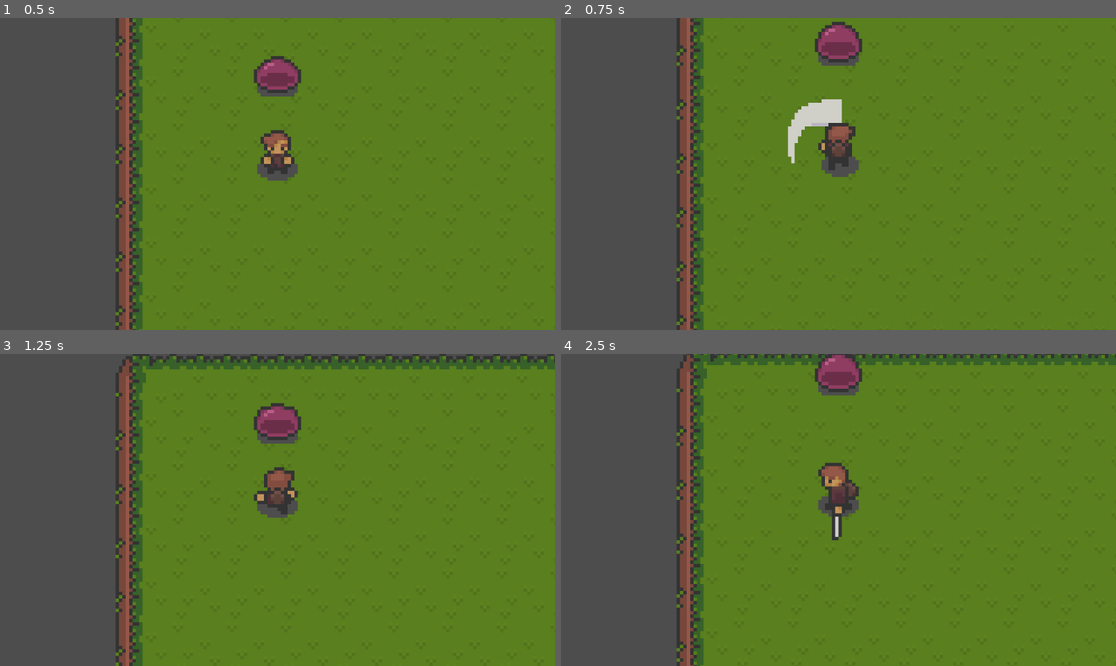
Above: before the commit, frames 1-4 (two rows, left to right).
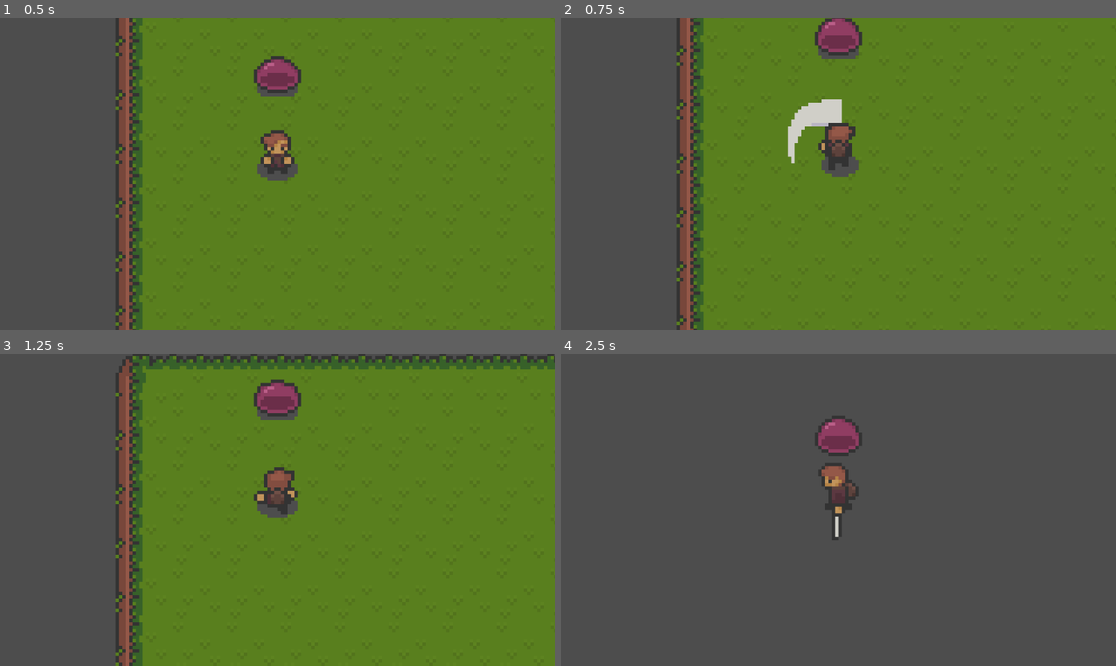
Above: after the commit, the same moments.

Repository: lilmax6969/small-seed_island-gd
Game: Godot game, scene res://scene/test.tscn
Same seed, same stepped clock (60 frames per second), same inputs: the game is played once before the commit and once after it.
Inputs (mouse positions are in pixels of both pictures, inside the frame that each line leads up to):
- Up to frame 1 (0.5 s): no input
- Up to frame 2 (0.75 s): move the mouse to (810, 236) at 0.52 s; hold W (up) from 0.53 s (still down); click (810, 236) at 0.6 s
- Up to frame 3 (1.25 s): keep holding W (up)
- Up to frame 4 (2.5 s): move the mouse to (1005, 556) at 1.27 s; click (1005, 556) at 1.35 s; move the mouse to (672, 463) at 2.02 s; release W (up) at 2.03 s; hold A (left) from 2.03 s (still down); click (672, 463) at 2.1 s

Frame 1 is identical in both runs. In frame 2, 0.9% of the frame differs, in the area x 45-55%, y 0-16%; in frame 3, 1.5%; in frame 4, 78%, in the area x 20-100%, y 0-100%.

Commit message:
Update combat system

Diff:
--- a/scene/player.tscn
+++ b/scene/player.tscn
@@ -433,7 +433,7 @@
 }]
 
 [sub_resource type="CircleShape2D" id="CircleShape2D_iiklf"]
-radius = 3.26569
+radius = 3.45346
 
 [sub_resource type="RectangleShape2D" id="RectangleShape2D_d3qg4"]
 size = Vector2(33.0174, 14.6826)
@@ -442,6 +442,9 @@
 radius = 4.02129
 
 [node name="Mini Ben" type="CharacterBody2D"]
+collision_layer = 4
+collision_mask = 16
+safe_margin = 0.5
 script = ExtResource("1_3lobu")
 
 [node name="Camera2D" type="Camera2D" parent="."]
--- a/scene/slime.tscn
+++ b/scene/slime.tscn
@@ -60,6 +60,9 @@
 radius = 5.24702
 
 [node name="CharacterBody2D" type="CharacterBody2D"]
+collision_layer = 16
+collision_mask = 4
+safe_margin = 1.0
 script = ExtResource("1_bmng2")
 
 [node name="CollisionShape2D" type="CollisionShape2D" parent="."]
--- a/scripts/player.gd
+++ b/scripts/player.gd
@@ -2,13 +2,16 @@
 
 @onready var ANIMATOR = $Animator
 @onready var SWORD = $Sword
+@onready var COLLISION = $Collision
 
 @export var ACCELERATION: float = 750.0
 @export var DECELERATION: float = 1000.0
 @export var MAX_SPEED: float = 75.0
+@export var KNOCKBACK_COOLDOWN: float = 0.3
 
 var attack: bool = false
 var knockbacked: bool = false
+var knockbacked_timer: float = KNOCKBACK_COOLDOWN
 
 var input_direction: Vector2 = Vector2.ZERO
 var anim_direction: Vector2 = Vector2.DOWN
@@ -18,6 +21,7 @@
 
 func _ready():
 	SWORD.monitoring = false
+	#$Collision.disabled = true
 
 func _physics_process(delta: float) -> void:
 	# Direction
@@ -27,7 +31,9 @@
 		anim_direction = input_direction if input_direction != Vector2.ZERO else anim_direction
 		animate()
 
+	update_knockback_timer(delta)
 	update_velocity(delta)
+
 	move_and_slide()
 
 func input():
@@ -129,11 +135,22 @@
 	# Force a visual update
 	animate()
 
+# ALERT: Ultra DANGER zone (knockback)
+
+func update_knockback_timer(delta: float):
+	if knockbacked_timer < 0: return
+	knockbacked_timer -= delta
 
 func _on_hitbox_area_entered(area):
 	if area.name != "Damage": return
+	if knockbacked_timer > 0: return
+
 	var enemy = area.get_parent()
 	var att_direction: Vector2 = (global_position - enemy.global_position).normalized()
 
+	global_position += att_direction * 125
 	velocity = att_direction * enemy.attack_knockback
+
 	knockbacked = true
+	knockbacked_timer = KNOCKBACK_COOLDOWN
+	print(velocity,' ', knockbacked,' ', enemy.velocity)
--- a/scripts/slime.gd
+++ b/scripts/slime.gd
@@ -1,12 +1,13 @@
 extends CharacterBody2D
+
 
 @onready var ANIMATOR = $Animator
 @onready var HITBOX = $Damage
 
-@export var DECELERATION: float = 750.0
+@export var DECELERATION: float = 500.0
 @export var life: int = 5
 @export var knockback: int = 150
-@export var attack_knockback: int = 250
+@export var attack_knockback: int = 150
 
 var attacked: bool
 
@@ -27,11 +28,13 @@
 		if area.name != "Sword": continue
 		var player: CharacterBody2D = area.get_parent()
 
-		if not attacked: hitted(player)
-		if player.attack: return true
+		if not attacked and player.attack: hitted(player)
+		return true
 
 	return false
 
 func hitted(player: CharacterBody2D):
 	if not player.attack: return
-	velocity += knockback * player.anim_direction
+
+	var knockback_dir = (global_position - player.global_position).normalized()
+	velocity = knockback * knockback_dir
